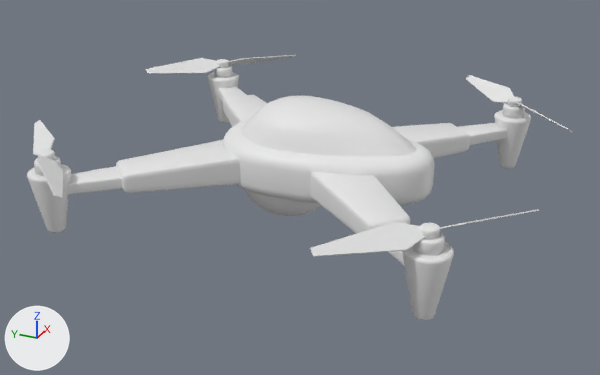
A saved change to the Blender file experiments/models/worker_drone.blend.
Camera for both pictures: a 50 mm camera at (-5.19, -2.44, 2.33) aimed at (-0.08, -0.14, -0.22). The lights are fixed; the arrows at lower left show +X, +Y and +Z.

The first picture shows 'arm_front_left', 'arm_front_right', 'arm_rear_left', 'arm_rear_right', 'body', 'generator', 'propeller_front_left', 'propeller_front_right', 'propeller_rear_left', 'propeller_rear_right'.
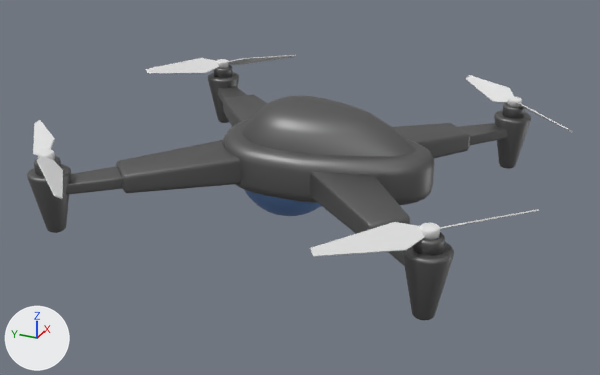
Location of each change, [x1, y1, x2, y2] in pixels of the pictures (600 x 375 px):
```json
{"object": "body", "change": "recoloured", "before": [223, 96, 435, 205], "after": [223, 96, 435, 205], "on screen": "white to grey"}
{"object": "arm_front_left", "change": "recoloured", "before": [27, 140, 240, 233], "after": [27, 140, 240, 233], "on screen": "white to grey"}
{"object": "arm_rear_left", "change": "recoloured", "before": [310, 172, 454, 321], "after": [310, 172, 454, 321], "on screen": "white to grey"}
{"object": "arm_rear_right", "change": "recoloured", "before": [393, 103, 531, 169], "after": [393, 103, 531, 169], "on screen": "white to grey"}
{"object": "arm_front_right", "change": "recoloured", "before": [208, 65, 267, 127], "after": [208, 65, 267, 127], "on screen": "white to grey"}
{"object": "generator", "change": "recoloured", "before": [244, 189, 321, 216], "after": [244, 189, 321, 216], "on screen": "grey to blue"}
```

The change, as JSON lines over the scene's bpy script:
```json
{"op": "add", "block": "mat_material_003", "code": ["mat_material_003 = principled_material('Material.003')", "mat_material_003.base_color = (0.19, 0.19, 0.19)  # grey #797979", "mat_material_003.metallic = 0.848"]}
{"op": "add", "block": "mat_material_002", "code": ["mat_material_002 = principled_material('Material.002')", "mat_material_002.base_color = (0.19, 0.19, 0.19)  # grey #797979", "mat_material_002.metallic = 0.848"]}
{"op": "add", "block": "mat_material_001", "code": ["mat_material_001 = principled_material('Material.001')", "mat_material_001.base_color = (0.19, 0.19, 0.19)  # grey #797979", "mat_material_001.metallic = 0.848"]}
{"op": "add", "block": "mat_material_004", "code": ["mat_material_004 = principled_material('Material.004')", "mat_material_004.base_color = (0.19, 0.19, 0.19)  # grey #797979", "mat_material_004.metallic = 0.848"]}
{"op": "add", "block": "mat_material_005", "code": ["mat_material_005 = principled_material('Material.005')", "mat_material_005.base_color = (0.214, 0.392, 0.8)  # blue #7fa8e7", "mat_material_005.metallic = 0.854"]}
{"op": "add", "block": "mat_material", "code": ["mat_material = principled_material('Material')", "mat_material.base_color = (0.19, 0.19, 0.19)  # grey #797979", "mat_material.metallic = 0.848"]}
{"block": "me_sphere", "where": "me_sphere.from_pydata(...)  # 802 vertices, 802 faces; spans x -0.47..0.47, y -1.11..0.47, z -0.17..0.43"}
{"op": "add", "block": "me_sphere", "code": "me_sphere.materials.append(mat_material)  # grey #797979"}
{"block": "me_sphere_002", "where": "me_sphere_002.from_pydata(...)  # 482 vertices, 512 faces; spans x -0.395..0.395, y -0.395..0.395, z -0.395..0.395"}
{"op": "add", "block": "me_sphere_002", "code": "me_sphere_002.materials.append(mat_material_005)  # blue #7fa8e7"}
{"block": "me_cube", "where": "me_cube.from_pydata(...)  # 816 vertices, 752 faces; spans x -0.766..0.437, y -0.437..0.766, z -0.326..0.202"}
{"op": "add", "block": "me_cube", "code": "me_cube.materials.append(mat_material_004)  # grey #797979"}
{"block": "me_cube_006", "where": "me_cube_006.from_pydata(...)  # 816 vertices, 752 faces; spans x -0.437..0.766, y -0.437..0.766, z -0.326..0.202"}
{"op": "add", "block": "me_cube_006", "code": "me_cube_006.materials.append(mat_material_001)  # grey #797979"}
{"block": "me_cube_011", "where": "me_cube_011.from_pydata(...)  # 816 vertices, 752 faces; spans x -0.437..0.766, y -0.766..0.437, z -0.326..0.202"}
{"op": "add", "block": "me_cube_011", "code": "me_cube_011.materials.append(mat_material_002)  # grey #797979"}
{"block": "me_cube_015", "where": "me_cube_015.from_pydata(...)  # 816 vertices, 752 faces; spans x -0.766..0.437, y -0.766..0.437, z -0.326..0.202"}
{"op": "add", "block": "me_cube_015", "code": "me_cube_015.materials.append(mat_material_003)  # grey #797979"}
```
